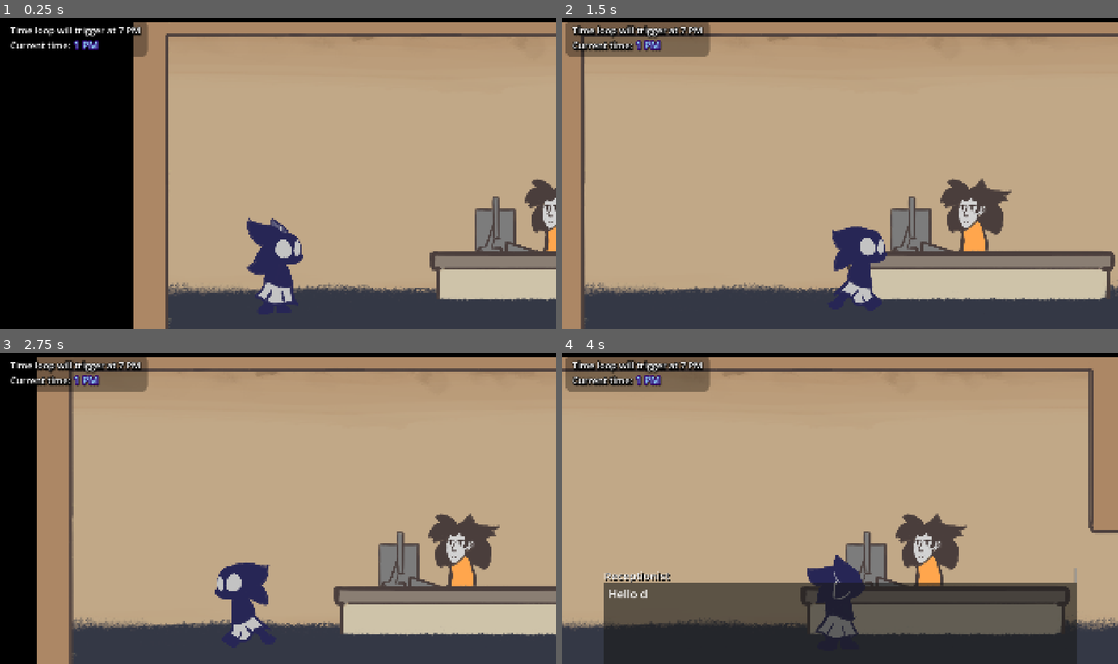
Above: before the commit, frames 1-4 (two rows, left to right).
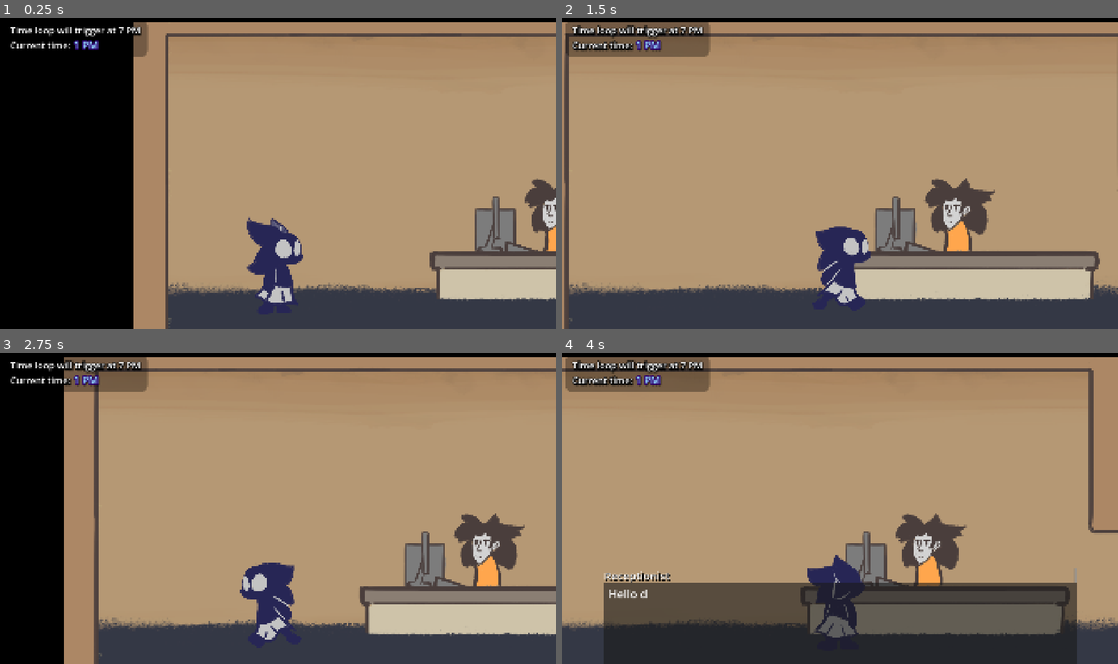
Above: after the commit, the same moments.

Repository: FlooferLand/timeloop-game
Game: Godot game, scene res://levels/the_building/the_building.tscn
Two runs of this game, one before a commit and one after it. Both use one fixed random seed, a clock stepped at 60 frames per second and the inputs below.
Inputs (mouse positions are in pixels of both pictures, inside the frame that each line leads up to):
- Up to frame 1 (0.25 s): no input
- Up to frame 2 (1.5 s): move the mouse to (962, 157) at 0.52 s; hold D (walk_right) from 0.53 s (still down); tap Space (advance_dialog) at 0.6 s; click (962, 157) at 0.67 s; move the mouse to (728, 189) at 1.27 s; tap E (interact) at 1.35 s
- Up to frame 3 (2.75 s): move the mouse to (333, 440) at 2.02 s; release D (walk_right) at 2.03 s; hold A (walk_left) from 2.03 s (still down); hold Shift (sprint) from 2.03 s (still down)
- Up to frame 4 (4 s): move the mouse to (812, 570) at 2.77 s; release A (walk_left) at 2.78 s; release Shift (sprint) at 2.78 s; hold D (walk_right) from 2.78 s (still down); tap Space (advance_dialog) at 2.85 s; click (812, 570) at 2.92 s; move the mouse to (1006, 555) at 3.52 s; tap E (interact) at 3.6 s

The runs differ from the first frame. In frame 1, less than 0.1% of the frame differs, in the area x 44-100%, y 51-92%; in frame 2, 7.8%; in frame 3, 17%, in the area x 6-100%, y 1-100%; in frame 4, 0.6%.

Commit message:
Adjust player sprite

Diff:
--- a/entities/player/textures/sprite_frames.tres
+++ b/assets/textures/player/armless.tres
@@ -1,6 +1,6 @@
 [gd_resource type="SpriteFrames" load_steps=8 format=3 uid="uid://cp6sjtqr30yt2"]
 
-[ext_resource type="Texture2D" uid="uid://ian2wydsjnpt" path="res://entities/player/textures/PlayerSprite.png" id="1_2ko14"]
+[ext_resource type="Texture2D" uid="uid://ian2wydsjnpt" path="res://assets/textures/player/armless.png" id="1_2ko14"]
 
 [sub_resource type="AtlasTexture" id="AtlasTexture_x23bl"]
 atlas = ExtResource("1_2ko14")
--- /dev/null
+++ b/assets/textures/player/with_arms.tres
@@ -0,0 +1,63 @@
+[gd_resource type="SpriteFrames" load_steps=8 format=3 uid="uid://cr1jr04f0k0wn"]
+
+[ext_resource type="Texture2D" uid="uid://1simf52a882i" path="res://assets/textures/player/with_arms.png" id="1_pc1l2"]
+
+[sub_resource type="AtlasTexture" id="AtlasTexture_hpy0w"]
+atlas = ExtResource("1_pc1l2")
+region = Rect2(0, 0, 500, 500)
+
+[sub_resource type="AtlasTexture" id="AtlasTexture_givvd"]
+atlas = ExtResource("1_pc1l2")
+region = Rect2(2500, 0, 500, 500)
+
+[sub_resource type="AtlasTexture" id="AtlasTexture_ngvm5"]
+atlas = ExtResource("1_pc1l2")
+region = Rect2(500, 0, 500, 500)
+
+[sub_resource type="AtlasTexture" id="AtlasTexture_gic0x"]
+atlas = ExtResource("1_pc1l2")
+region = Rect2(1000, 0, 500, 500)
+
+[sub_resource type="AtlasTexture" id="AtlasTexture_3becs"]
+atlas = ExtResource("1_pc1l2")
+region = Rect2(1500, 0, 500, 500)
+
+[sub_resource type="AtlasTexture" id="AtlasTexture_atebx"]
+atlas = ExtResource("1_pc1l2")
+region = Rect2(2000, 0, 500, 500)
+
+[resource]
+animations = [{
+"frames": [{
+"duration": 1.0,
+"texture": SubResource("AtlasTexture_hpy0w")
+}],
+"loop": true,
+"name": &"idle",
+"speed": 5.0
+}, {
+"frames": [{
+"duration": 1.0,
+"texture": SubResource("AtlasTexture_givvd")
+}],
+"loop": true,
+"name": &"look",
+"speed": 5.0
+}, {
+"frames": [{
+"duration": 1.0,
+"texture": SubResource("AtlasTexture_ngvm5")
+}, {
+"duration": 1.0,
+"texture": SubResource("AtlasTexture_gic0x")
+}, {
+"duration": 1.0,
+"texture": SubResource("AtlasTexture_3becs")
+}, {
+"duration": 1.0,
+"texture": SubResource("AtlasTexture_atebx")
+}],
+"loop": true,
+"name": &"walk",
+"speed": 5.0
+}]
--- a/entities/player/Player.tscn
+++ b/entities/player/Player.tscn
@@ -1,7 +1,7 @@
 [gd_scene load_steps=7 format=3 uid="uid://dytk4odemy15w"]
 
 [ext_resource type="Script" uid="uid://cmqr6suouga2w" path="res://entities/player/player.gd" id="1_453mm"]
-[ext_resource type="SpriteFrames" uid="uid://cp6sjtqr30yt2" path="res://entities/player/textures/sprite_frames.tres" id="1_mab2k"]
+[ext_resource type="SpriteFrames" uid="uid://cr1jr04f0k0wn" path="res://assets/textures/player/with_arms.tres" id="2_eaotn"]
 [ext_resource type="Script" uid="uid://crlgghljmgr5c" path="res://entities/player/player_interaction.gd" id="3_l3c03"]
 [ext_resource type="PackedScene" uid="uid://0fxhnnybdyae" path="res://components/footstep/FootstepComponent.tscn" id="4_eaotn"]
 
@@ -20,8 +20,8 @@
 [node name="Sprite" type="AnimatedSprite2D" parent="."]
 position = Vector2(-4.76837e-07, 1.90735e-06)
 scale = Vector2(0.8, 0.8)
-sprite_frames = ExtResource("1_mab2k")
-animation = &"idle"
+sprite_frames = ExtResource("2_eaotn")
+animation = &"walk"
 offset = Vector2(-10, -210)
 
 [node name="Collision" type="CollisionShape2D" parent="."]
@@ -31,7 +31,6 @@
 
 [node name="Camera2D" type="Camera2D" parent="."]
 position = Vector2(0, -480)
-position_smoothing_enabled = true
 
 [node name="PlayerInteraction" type="Area2D" parent="." node_paths=PackedStringArray("player", "collision")]
 collision_layer = 2
Renamed: entities/player/textures/PlayerSprite.png -> assets/textures/player/armless.png
Not shown, changed: assets/textures/player/armless.png.import
Binary file added: assets/textures/player/with_arms.png
Not shown, added: assets/textures/player/with_arms.png.import
Binary file changed: assets/textures/room/background.png
